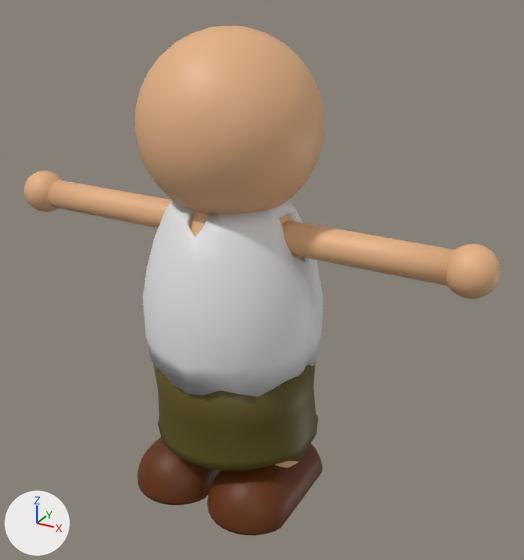
One commit to the Blender file asset_character/main_character_base_F_moving.blend: the scene before it, then after it.
One viewpoint serves both versions: a 50 mm camera at (1.417, -1.945, 2.1) aimed at (0.122, 0.41, 0.923). The lights are fixed; the arrows at lower left show +X, +Y and +Z.

Before the edit, the objects in view are built like this:
```python
mat_pants1 = principled_material('Pants1')
mat_pants1.base_color = (0.107, 0.0776, 0.00529)  # brown #5c4f10
me_cylinder_001 = bpy.data.meshes.new('Cylinder.001')
me_cylinder_001.from_pydata(...)  # 297 vertices, 257 faces, 1 loose edge; spans x -6.99..-3.09, y -0.91..2.88, z -2.26..1.54
me_cylinder_002 = bpy.data.meshes.new('Cylinder.002')
me_cylinder_002.from_pydata(...)  # 128 vertices, 96 faces; spans x -3.43..-1.12, y -0.87..2.95, z -2.21..1.5
me_cylinder_002.polygons.foreach_set('use_smooth', [True] * 96)
me_cylinder_002.materials.append(mat_pants1)  # brown #5c4f10
me_cylinder_008 = bpy.data.meshes.new('Cylinder.008')
me_cylinder_008.from_pydata(...)  # 7672 vertices, 7271 faces; spans x -10.29..0.0, y -4.78..6.58, z -2.26..1.63
me_cylinder_008.polygons.foreach_set('use_smooth', [True] * 7271)
me_cylinder_008.materials.append(mat_skin1)  # beige #e7b385
ob_cylinder_004 = bpy.data.objects.new('Cylinder.004', me_cylinder_008)
ob_cylinder_004.location = (-0.163, 0.29, 0.003)
ob_cylinder_004.rotation_euler = (1.571, 1.571, 0.0)  # degrees (90, 90, 0)
ob_cylinder_004.scale = (0.184, 0.184, 0.184)
ob_pants = bpy.data.objects.new('Pants', me_cylinder_002)
ob_pants.location = (-0.163, 0.29, 0.003)
ob_pants.rotation_euler = (1.571, 1.571, 0.0)  # degrees (90, 90, 0)
ob_pants.scale = (0.184, 0.184, 0.184)
_m = ob_pants.modifiers.new('Solidify', 'SOLIDIFY')
_m.thickness = 0.03
_m.offset = 1.0
ob_shirt = bpy.data.objects.new('Shirt', me_cylinder_001)
ob_shirt.location = (-0.163, 0.29, 0.003)
ob_shirt.rotation_euler = (1.571, 1.571, 0.0)  # degrees (90, 90, 0)
ob_shirt.scale = (0.184, 0.184, 0.184)
_m = ob_shirt.modifiers.new('Solidify', 'SOLIDIFY')
_m.thickness = 0.09
_m.offset = 1.0
# also in view: 'shoes' at (0.021, 0.279, 0.096)
```
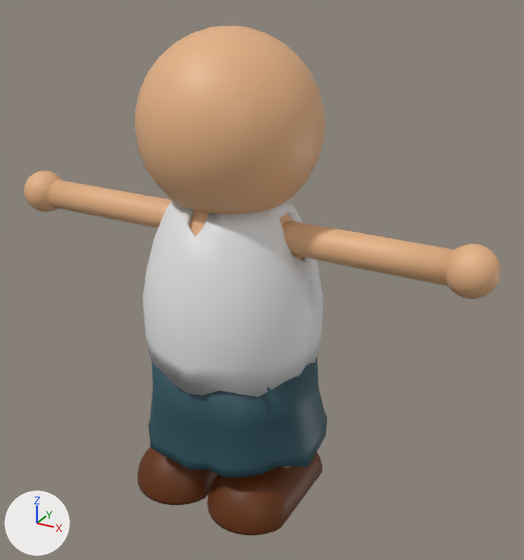
Boxes (x1, y1, x2, y2) around the edits, measured in the pictures (524 x 560 px):
'Pants', recoloured, reshaped (brown to cyan, 8% wider, 9% taller)
    before: (153, 361, 318, 471)
    after: (148, 357, 327, 477)

The change, as a diff of the scene's bpy script:
```diff
--- a/asset_character/main_character_base_F_moving.blend.py
+++ b/asset_character/main_character_base_F_moving.blend.py
@@ mat_pants1 @@
 mat_pants1 = principled_material('Pants1')
-mat_pants1.base_color = (0.107, 0.0776, 0.00529)  # brown #5c4f10
+mat_pants1.base_color = (0.0213, 0.0802, 0.106)  # dark cyan #28505c
@@ me_cylinder_002 @@
 # used by ob_pants; location = (-0.163, 0.29, 0.003); rotation_euler = (1.571, 1.571, 0.0), in degrees (90, 90, 0); scale = (0.184, 0.184, 0.184)
-me_cylinder_002.from_pydata(...)  # 128 vertices, 96 faces; spans x -3.43..-1.12, y -0.87..2.95, z -2.21..1.5
+me_cylinder_002.from_pydata(...)  # 128 vertices, 96 faces; spans x -3.5..-1.09, y -1.04..3.17, z -2.41..1.69
+# me_cylinder_002 part 1: 102 of 128 vertices moved; they spanned x -3.43..-1.12, y -0.83..2.95, z -2.2..1.5 and now span x -3.5..-1.09, y -1.04..3.17, z -2.41..1.69; mean shift (0.0, 0.0, -0.01); largest move (-1.35, -0.01, 1.18) -> (-1.34, -0.13, 1.47)
 me_cylinder_002.materials.append(mat_pants1)
```
